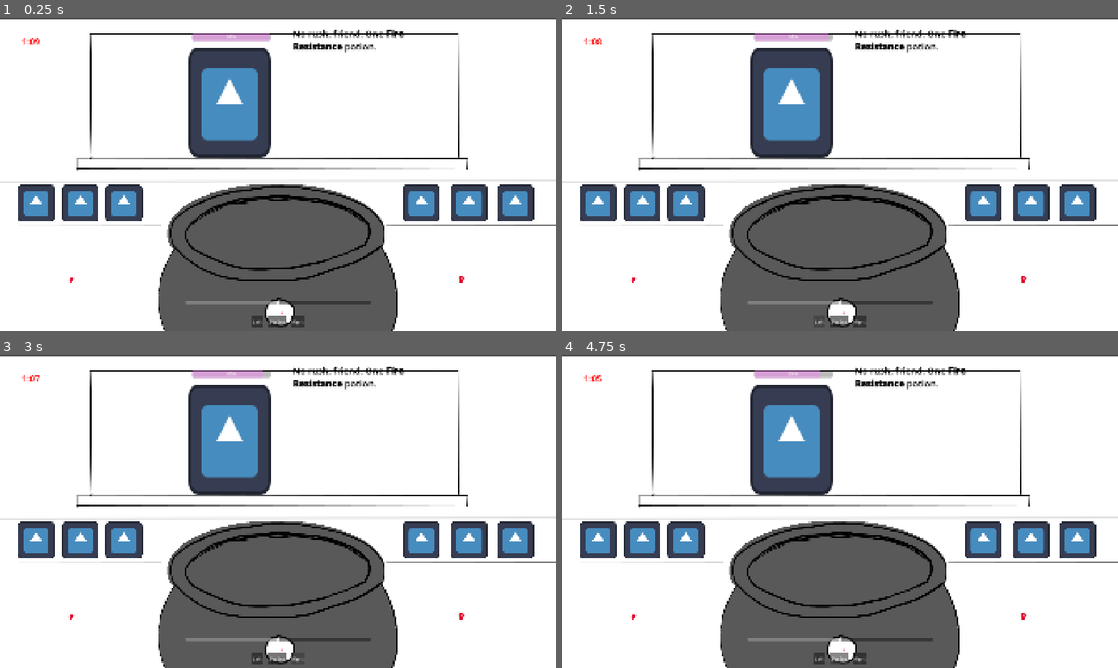
Above: before the commit, frames 1-4 (two rows, left to right).
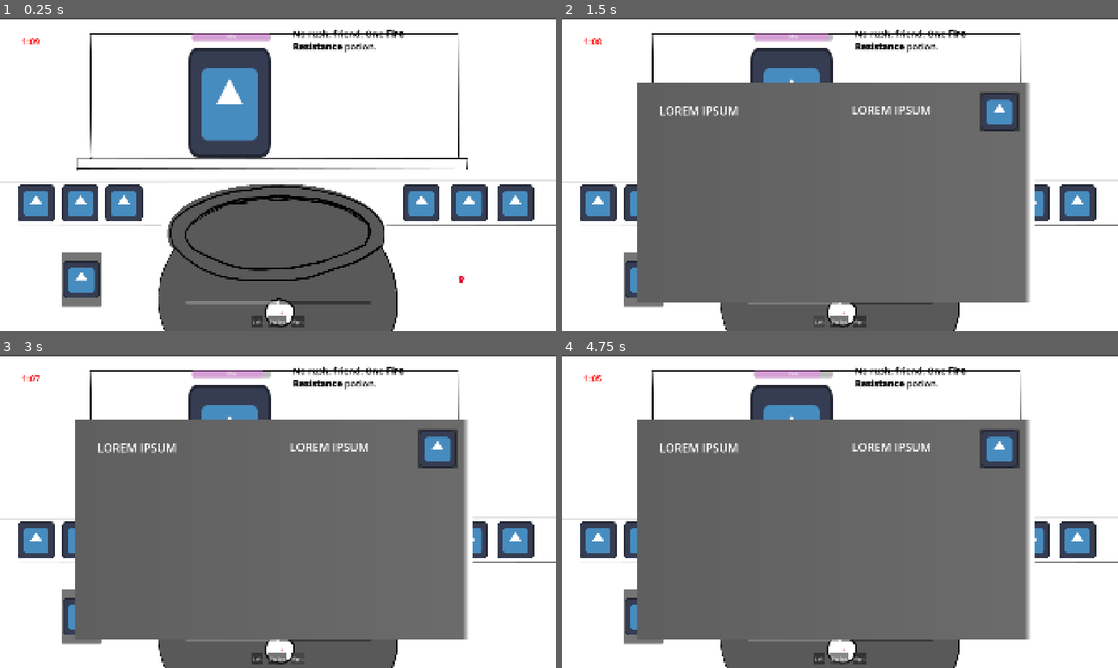
Above: after the commit, the same moments.

Repository: Eko199/Sugaming-Game-Jam-2026
Game: Godot game, scene res://main.tscn
Same seed, same stepped clock (60 frames per second), same inputs: the game is played once before the commit and once after it. The engine's default icon, where the game draws it, is replaced by a stand-in: a white triangle on a blue panel in a dark square.
Inputs (mouse positions are in pixels of both pictures, inside the frame that each line leads up to):
- Up to frame 1 (0.25 s): no input
- Up to frame 2 (1.5 s): click (645, 280) at 0.52 s; click "Left" at 1.25 s
- Up to frame 3 (3 s): click "Zig Zag" at 2 s; click "Right" at 2.75 s
- Up to frame 4 (4.75 s): click "Left" at 3.5 s; click "Zig Zag" at 4.25 s

The runs differ from the first frame. In frame 1, 1.2% of the frame differs, in the area x 11-19%, y 74-93%; in frame 2, 38%, in the area x 11-85%, y 20-93%; in frame 3, 38%; in frame 4, 38%.

Commit message:
Add almanac base ui

Diff:
--- a/main.tscn
+++ b/main.tscn
@@ -4,8 +4,10 @@
 [ext_resource type="Script" uid="uid://0830dg36o4ho" path="res://main.gd" id="1_lquwl"]
 [ext_resource type="Texture2D" uid="uid://dukht7q1xvq1d" path="res://textures/background_sketch.jpg" id="2_0xm2m"]
 [ext_resource type="PackedScene" uid="uid://dwvgd1ceya2ff" path="res://potion_making/ingredient.tscn" id="2_1bvp3"]
+[ext_resource type="PackedScene" uid="uid://bf47lyj853ja" path="res://ui/almanac_control.tscn" id="3_5vw27"]
 [ext_resource type="PackedScene" uid="uid://b4a1c2d50cjdd" path="res://potion_making/cauldron.tscn" id="3_lquwl"]
 [ext_resource type="PackedScene" uid="uid://ddyr3a0jetguo" path="res://potion_making/customer.tscn" id="6_7mycd"]
+[ext_resource type="Texture2D" uid="uid://2c6dp0q3oc20" path="res://icon.svg" id="7_272bh"]
 
 [sub_resource type="LabelSettings" id="LabelSettings_0xm2m"]
 font_size = 32
@@ -29,6 +31,9 @@
 offset_bottom = 103.0
 text = "5:00"
 label_settings = SubResource("LabelSettings_0xm2m")
+
+[node name="AlmanacControl" parent="UI" unique_id=1011438134 instance=ExtResource("3_5vw27")]
+visible = false
 
 [node name="Background" type="Sprite2D" parent="." unique_id=1861596065]
 position = Vector2(961.44446, 542.5)
@@ -89,3 +94,12 @@
 offset_top = 101.0
 offset_right = 936.0
 offset_bottom = 482.0
+
+[node name="Almanac" type="Button" parent="." unique_id=466546909]
+offset_left = 213.0
+offset_top = 810.0
+offset_right = 349.0
+offset_bottom = 997.0
+icon = ExtResource("7_272bh")
+
+[connection signal="pressed" from="Almanac" to="UI/AlmanacControl" method="_on_almanac_pressed"]
--- /dev/null
+++ b/ui/almanac.gd
@@ -0,0 +1,17 @@
+extends Control
+
+func open() -> void:
+	visible = true
+
+func close() -> void:
+	visible = false
+
+func _on_almanac_pressed() -> void:
+	open()
+
+func _on_exit_pressed() -> void:
+	close()
+
+func _unhandled_input(event: InputEvent) -> void:
+	if event.is_action_pressed("ui_cancel") and visible == true:
+		close()
--- /dev/null
+++ b/ui/almanac_control.tscn
@@ -0,0 +1,60 @@
+[gd_scene format=3 uid="uid://bf47lyj853ja"]
+
+[ext_resource type="Script" uid="uid://dgm1huqnuwkma" path="res://ui/almanac.gd" id="1_j4527"]
+[ext_resource type="Texture2D" uid="uid://2c6dp0q3oc20" path="res://icon.svg" id="2_ytkxx"]
+
+[sub_resource type="Gradient" id="Gradient_5vw27"]
+offsets = PackedFloat32Array(0.004, 0.996, 1)
+colors = PackedColorArray(0.37162217, 0.3716222, 0.37162215, 1, 0.4220943, 0.42209432, 0.42209426, 1, 1, 1, 1, 1)
+
+[sub_resource type="GradientTexture2D" id="GradientTexture2D_p7tx1"]
+gradient = SubResource("Gradient_5vw27")
+
+[sub_resource type="LabelSettings" id="LabelSettings_ov5wf"]
+font_size = 40
+
+[node name="AlmanacControl" type="Control" unique_id=1011438134]
+layout_mode = 3
+anchors_preset = 0
+offset_left = 951.0
+offset_top = 635.0
+offset_right = 1010.0
+offset_bottom = 700.0
+script = ExtResource("1_j4527")
+metadata/_edit_group_ = true
+
+[node name="TextureRect" type="TextureRect" parent="." unique_id=705706127]
+layout_mode = 0
+offset_left = -695.0
+offset_top = -412.0
+offset_right = 680.0
+offset_bottom = 348.0
+texture = SubResource("GradientTexture2D_p7tx1")
+
+[node name="Label" type="Label" parent="." unique_id=2002414573]
+layout_mode = 0
+offset_left = -616.0
+offset_top = -342.0
+offset_right = -46.0
+offset_bottom = 295.0
+text = "LOREM IPSUM"
+label_settings = SubResource("LabelSettings_ov5wf")
+
+[node name="Label2" type="Label" parent="." unique_id=1662505809]
+layout_mode = 0
+offset_left = 49.0
+offset_top = -345.0
+offset_right = 619.0
+offset_bottom = 292.0
+text = "LOREM IPSUM"
+label_settings = SubResource("LabelSettings_ov5wf")
+
+[node name="Exit" type="Button" parent="." unique_id=1318284532]
+layout_mode = 0
+offset_left = 492.0
+offset_top = -379.0
+offset_right = 628.0
+offset_bottom = -243.0
+icon = ExtResource("2_ytkxx")
+
+[connection signal="pressed" from="Exit" to="." method="_on_exit_pressed"]
Not shown, added: ui/almanac.gd.uid
